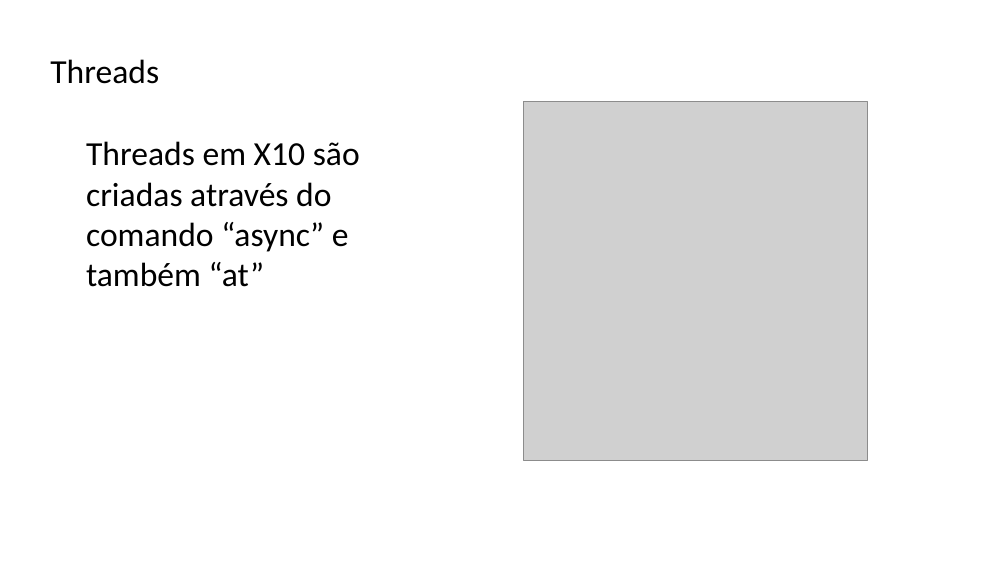
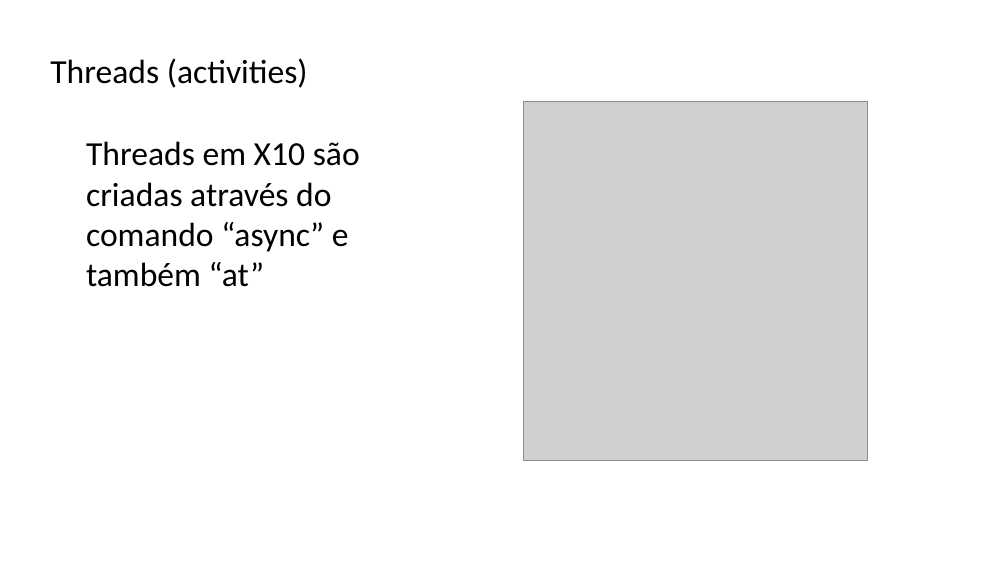
Before and after one commit to lquatrin/inf2591, a slide deck: slide 6 of x10.pptx (slide 8 before the commit). Drawn at 1008x567 pixels with LibreOffice and Linux fonts; fonts in the diff are those of the drawing; grey boxes stand for pictures. Boxes give left, top, right and bottom in pixels: in the first picture for what was removed or moved away, otherwise in the second. Text is boxed around its words. In the diff, an @@ line names an element or a change of style, - is before the commit and + after.

```diff
--- a/x10.pptx
+++ b/x10.pptx
@@ text at <box>50,58,308,88</box>: text changed @@
-Threads
+Threads (activities)
```
Also in this commit, not shown: 4 other slides changed, 5 slides added, 1 slide removed, 3 other files.
